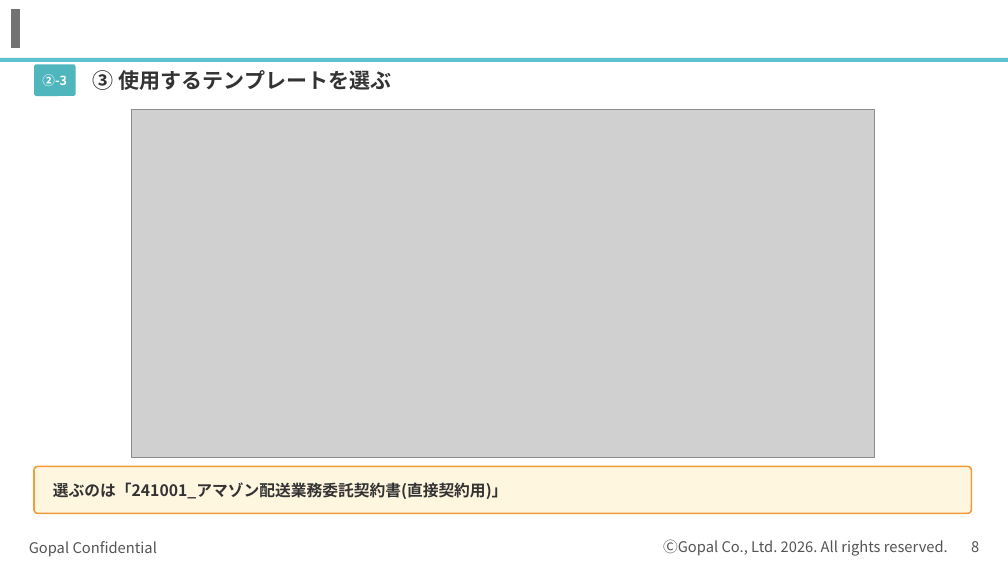
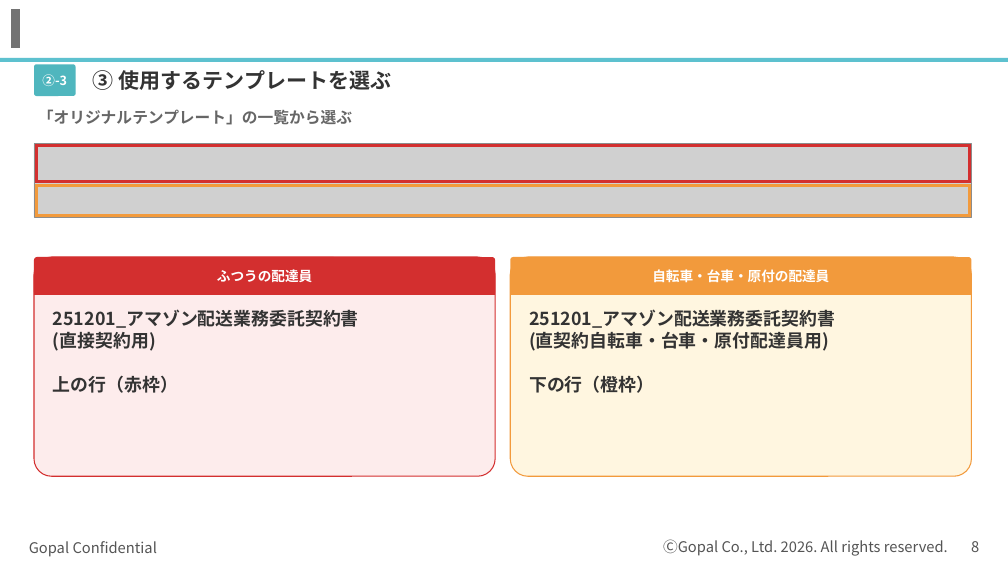
Before and after one commit to kagayugopal-eng/tamu, a slide deck: slide 8 of out/登録の流れ_書類準備まで.pptx. Drawn at 1008x567 pixels with LibreOffice and Linux fonts; fonts in the diff are those of the drawing; grey boxes stand for pictures; background and template pictures are left out. Boxes give left, top, right and bottom in pixels: in the first picture for what was removed or moved away, otherwise in the second. Text is boxed around its words. In the diff, an @@ line names an element or a change of style, - is before the commit and + after.

```diff
--- a/out/登録の流れ_書類準備まで.pptx
+++ b/out/登録の流れ_書類準備まで.pptx
@@ text added at (38, 109, 352, 125), 15 pt, text #666666, bold @@
+「オリジナルテンプレート」の一覧から選ぶ
@@ picture removed at (131, 110, 874, 457) @@
@@ picture added at (34, 144, 972, 217) @@
@@ rectangle added at (36, 145, 970, 181), outline #D32F2F 3 pt @@
@@ rectangle added at (36, 185, 970, 216), outline #F29A3C 3 pt @@
@@ rounded rectangle added at (34, 257, 495, 476), fill #FDECEC, outline #D32F2F 1 pt @@
@@ rounded rectangle added at (34, 257, 495, 295), fill #D32F2F @@
@@ text added at (217, 269, 312, 282), 13 pt, text #FFFFFF, bold @@
+ふつうの配達員
@@ rounded rectangle added at (510, 257, 972, 476), fill #FFF6E0, outline #F29A3C 1 pt @@
@@ rounded rectangle added at (510, 257, 972, 295), fill #F29A3C @@
@@ text added at (652, 269, 829, 283), 13 pt, text #FFFFFF, bold @@
+自転車・台車・原付の配達員
@@ rectangle added at (34, 276, 495, 295), fill #D32F2F @@
@@ rectangle added at (510, 276, 972, 295), fill #F29A3C @@
@@ text "251201_アマゾン配送業務委託契約書" at (53, 309, 359, 393): vertical alignment middle to top @@
@@ text at (53, 309, 359, 393): text changed; size 15 to 17 pt @@
-選ぶのは「241001_アマゾン配送業務委託契約書(直接契約用)」
+251201_アマゾン配送業務委託契約書
+(直接契約用)
+上の行（赤枠）
@@ text added at (529, 309, 835, 393), 17 pt, text #333333, bold @@
+251201_アマゾン配送業務委託契約書
+(直契約自転車・台車・原付配達員用)
+下の行（橙枠）
@@ rounded rectangle removed at (34, 467, 972, 513) @@
```
